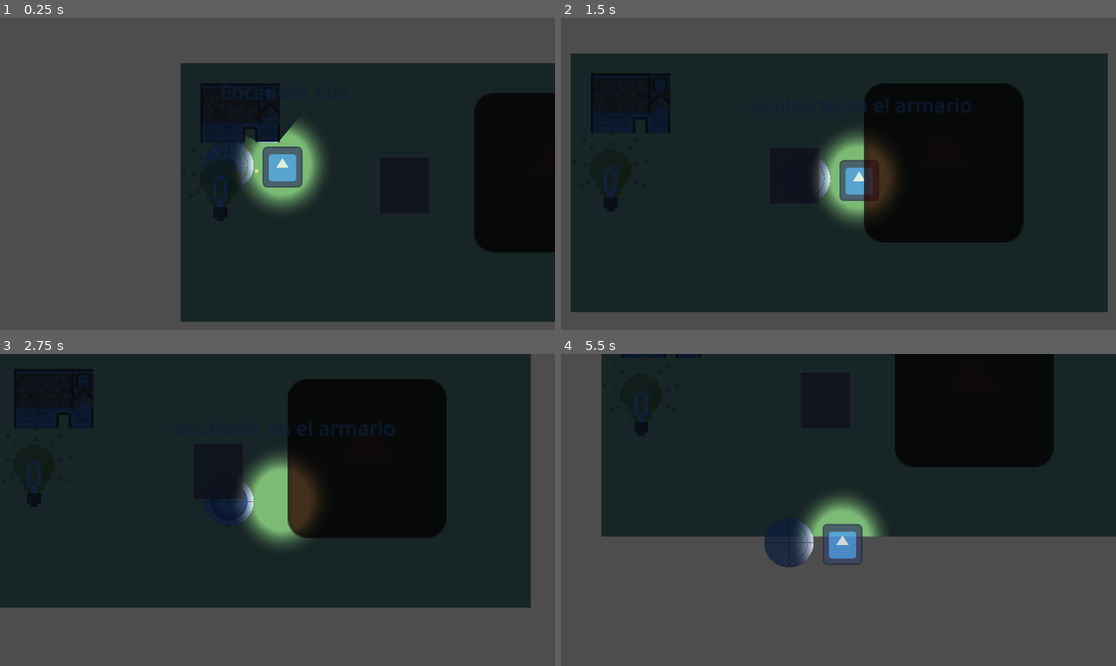
Above: before the commit, frames 1-4 (two rows, left to right).
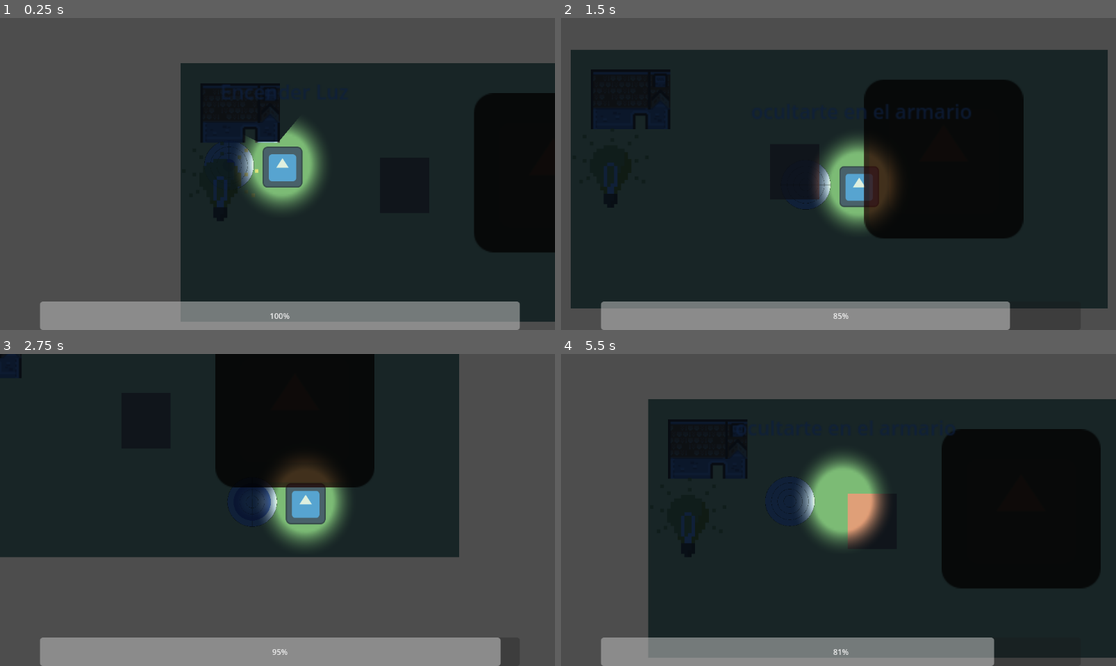
Above: after the commit, the same moments.

Repository: AndresLopez28C/pruebas
Game: Godot game, scene res://Escenas/mundo.tscn
Same seed, same stepped clock (60 frames per second), same inputs: the game is played once before the commit and once after it. The engine's default icon, where the game draws it, is replaced by a stand-in: a white triangle on a blue panel in a dark square.
Inputs:
- Up to frame 1 (0.25 s): no input
- Up to frame 2 (1.5 s): tap Enter at 0.5 s; hold D (Derecha) 0.53-1.28 s; hold Shift (Correr) 0.53-1.28 s; hold S (Abajo) from 1.28 s (still down); tap Shift (Correr) at 1.35 s
- Up to frame 3 (2.75 s): release S (Abajo) at 2.03 s; hold D (Derecha) from 2.03 s (still down); hold E (Usar) from 2.03 s (still down); tap Shift (Correr) at 2.3 s
- Up to frame 4 (5.5 s): release D (Derecha) at 2.78 s; release E (Usar) at 2.78 s; hold W (Arriba) 2.78-3.53 s; tap Shift (Correr) at 2.85, 4.55 s; hold Shift (Correr) 3.53-4.28 s; hold A (Izquierda) 3.53-5.03 s; tap E (Usar) at 4.35 s; hold S (Abajo) from 5.03 s (still down); hold Shift (Correr) from 5.03 s (still down)

The runs differ from the first frame. In frame 1, 7.9% of the frame differs, in the area x 7-94%, y 90-100%; in frame 2, 10%; in frame 3, 49%; in frame 4, 67%, in the area x 7-100%, y 0-100%.

Commit message:
Estamina
Se añade barra basica de estamina al jugador

Diff:
--- a/Escenas/jugador.tscn
+++ b/Escenas/jugador.tscn
@@ -38,4 +38,8 @@
 
 [node name="ComponenteInteractuar" parent="." instance=ExtResource("4_n13vd")]
 
+[node name="Agotado" type="Timer" parent="."]
+wait_time = 5.0
+
 [connection signal="timeout" from="Pisadas_t" to="." method="_on_pisadas_t_timeout"]
+[connection signal="timeout" from="Agotado" to="." method="_on_agotado_timeout"]
--- a/Escenas/mundo.tscn
+++ b/Escenas/mundo.tscn
@@ -9,6 +9,7 @@
 [ext_resource type="AudioStream" uid="uid://m8364hmketht" path="res://Audio/Musica/Aphex Twin - Grass.mp3" id="7_a1emt"]
 [ext_resource type="PackedScene" uid="uid://dfxnfnfrym8lm" path="res://Escenas/lampara.tscn" id="8_6ms2k"]
 [ext_resource type="PackedScene" uid="uid://dgy7v0mignwem" path="res://Escenas/armario.tscn" id="9_7cmtj"]
+[ext_resource type="PackedScene" uid="uid://cimf7cp4v4jab" path="res://Escenas/ui.tscn" id="10_61vow"]
 
 [sub_resource type="Gradient" id="Gradient_urcy2"]
 offsets = PackedFloat32Array(0.434783, 0.817391)
@@ -251,3 +252,5 @@
 
 [node name="Armario" parent="." instance=ExtResource("9_7cmtj")]
 position = Vector2(155, 83)
+
+[node name="UI" parent="." instance=ExtResource("10_61vow")]
--- /dev/null
+++ b/Escenas/ui.tscn
@@ -0,0 +1,20 @@
+[gd_scene load_steps=2 format=3 uid="uid://cimf7cp4v4jab"]
+
+[ext_resource type="Script" path="res://Scripts/ui.gd" id="1_xw64a"]
+
+[node name="UI" type="CanvasLayer"]
+script = ExtResource("1_xw64a")
+
+[node name="Estamina" type="ProgressBar" parent="."]
+unique_name_in_owner = true
+anchors_preset = 7
+anchor_left = 0.5
+anchor_top = 1.0
+anchor_right = 0.5
+anchor_bottom = 1.0
+offset_left = -493.0
+offset_top = -59.0
+offset_right = 503.0
+grow_horizontal = 2
+grow_vertical = 0
+value = 100.0
--- a/Scripts/jugador.gd
+++ b/Scripts/jugador.gd
@@ -3,18 +3,24 @@
 class_name JugadorOB
 var velocidad = 100
 var control : bool = true
+var cansado : bool = false
 
 @onready var pisadas: AudioStreamPlayer = %Pisadas
 @export var es_visible: bool = true
 @onready var colision: CollisionShape2D = %CollisionShape2D
 @onready var sprite: Sprite2D = $Sprite2D
+@onready var agotado: Timer = $Agotado
 
 func _enter_tree():
 	set_multiplayer_authority(name.to_int())
+
 func _ready() -> void:
 	get_node("Tracker").setup_player(self)
 	var armario = get_node("../Armario")
+	var ui = get_node("../UI")
 	armario.esconderseSignal.connect(esconderse)
+	ui.cansancio.connect(_cansado)
+
 func _process(delta):
 	if !control:
 		pass
@@ -30,10 +36,10 @@
 	pisadas.play()
 
 func _input(event):
-	if event.is_action_pressed("Correr"):
+	if event.is_action_pressed("Correr") and !cansado:
 		velocidad = 200
 	if event.is_action_released("Correr"):
-		velocidad= 40
+		velocidad= 100
 	#if event.is_action_pressed("Esconder") and es_visible:
 		#esconderse()
 	#elif event.is_action_pressed("Esconder") and not es_visible:
@@ -51,9 +57,19 @@
 		sprite.visible = true
 		colision.set_deferred("disabled", false)
 
-
 func salir_del_escondite():
 	control = true
 	es_visible = true
 	sprite.visible = true
 	colision.set_deferred("disabled", false)
+
+func _cansado() ->void:
+	cansado = true
+	velocidad= 100
+	print("Se canso")
+	agotado.start()
+
+
+
+func _on_agotado_timeout() -> void:
+	cansado = false
--- /dev/null
+++ b/Scripts/ui.gd
@@ -0,0 +1,19 @@
+extends CanvasLayer
+@onready var estamina: ProgressBar = %Estamina
+signal cansancio
+
+# Called when the node enters the scene tree for the first time.
+func _ready() -> void:
+	pass # Replace with function body.
+
+
+# Called every frame. 'delta' is the elapsed time since the previous frame.
+func _process(delta: float) -> void:
+	if Input.is_action_pressed("Correr"):
+		estamina.value -= 20* delta
+	else:
+		estamina.value += 10* delta
+	if estamina.value ==0:
+		cansancio.emit()
+func _input(event):
+	pass
Not shown: 1 places in Escenas/mundo.tscn that only renumber resources
